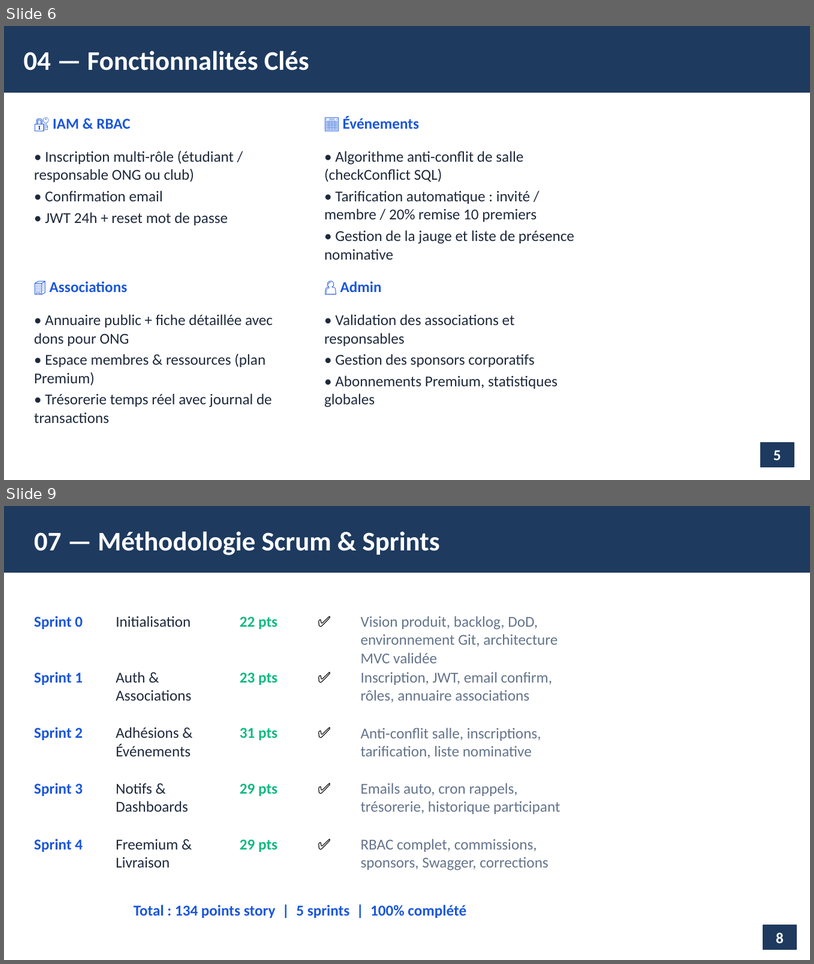
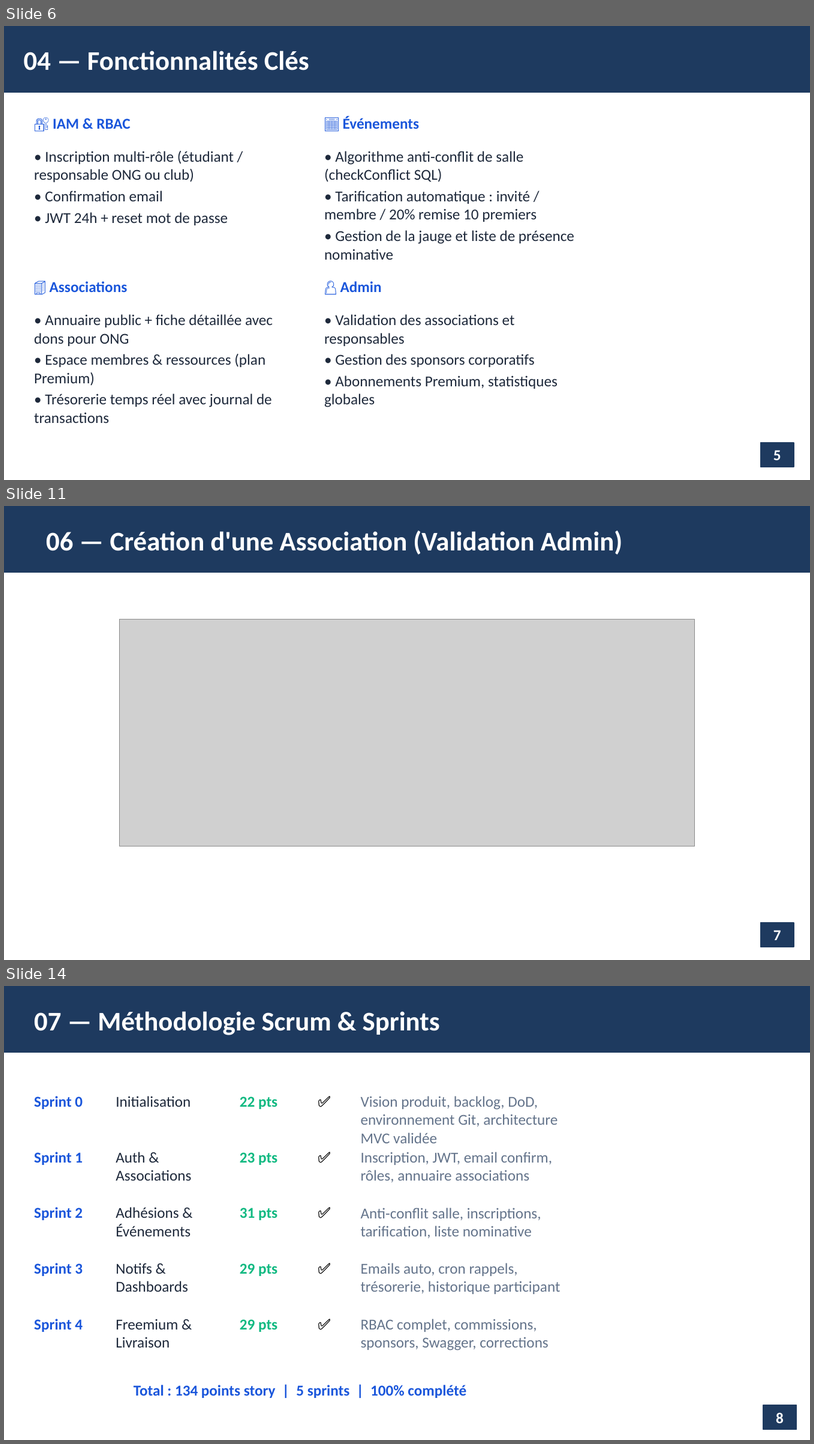
Before and after one commit to saleck24/CampusConnect, a slide deck: doc_campusconnect/CampusConnect_Presentation_Soutenance.pptx. Shown one above the other, each under a label of ours: slides 6 and 9 before the commit, slides 6, 11 and 14 after it; the slides between them are not shown. The pictures are 814x964 and 814x1444 pixels, drawn with LibreOffice and Linux fonts; fonts in the diff are those of the drawing; grey boxes stand for pictures. Boxes give left, top, right and bottom in pixels: in the first picture for what was removed or moved away, otherwise in the second. Text is boxed around its words. In the diff, an @@ line names an element or a change of style, - is before the commit and + after.

```diff
--- a/doc_campusconnect/CampusConnect_Presentation_Soutenance.pptx
+++ b/doc_campusconnect/CampusConnect_Presentation_Soutenance.pptx
@@ slide 11 added at [4,506,810,960], background #FFFFFF @@
@@ rectangle added at [4,506,810,573], fill #1E3A5F, outline #1E3A5F 1 pt @@
@@ text added at [46,531,623,555], 32 pt, text #FFFFFF, bold @@
+06 — Création d'une Association (Validation Admin)
@@ picture added at [120,619,695,846] @@
@@ rectangle added at [761,922,795,946], fill #1E3A5F, outline #1E3A5F 1 pt, 18 pt, text #FFFFFF, bold @@
+7
@@ what was slide 9 is now slide 14 @@
```
Also in this commit, not shown: 1 slide changed, 4 other slides added, 2 other files.
